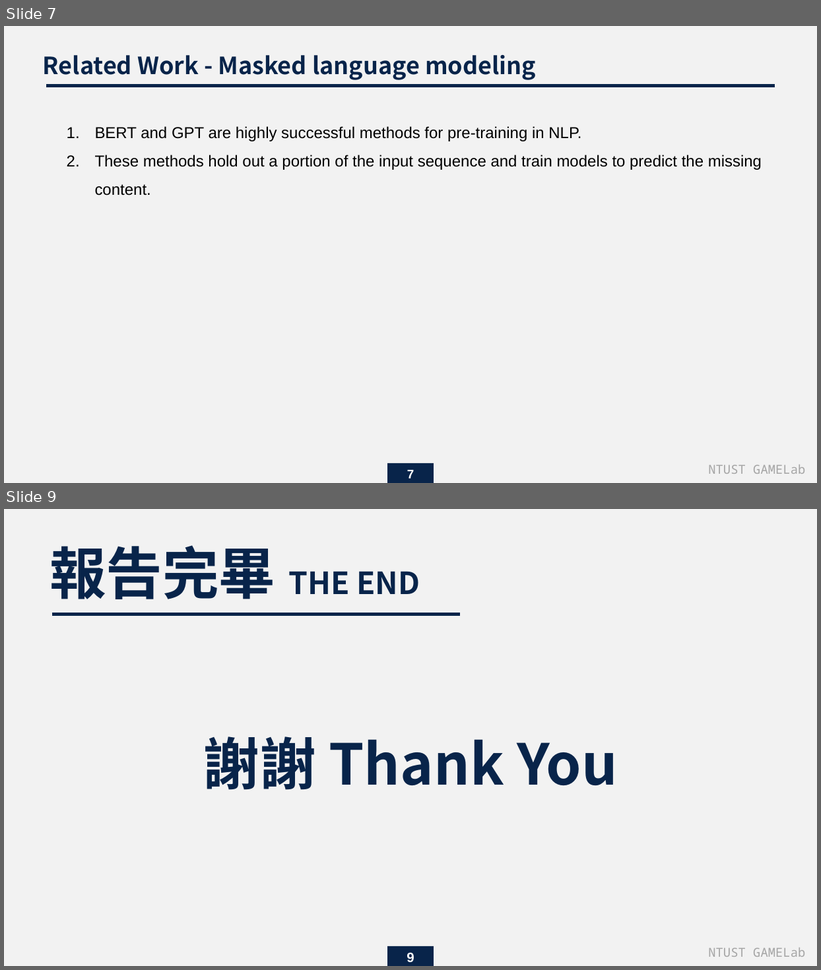
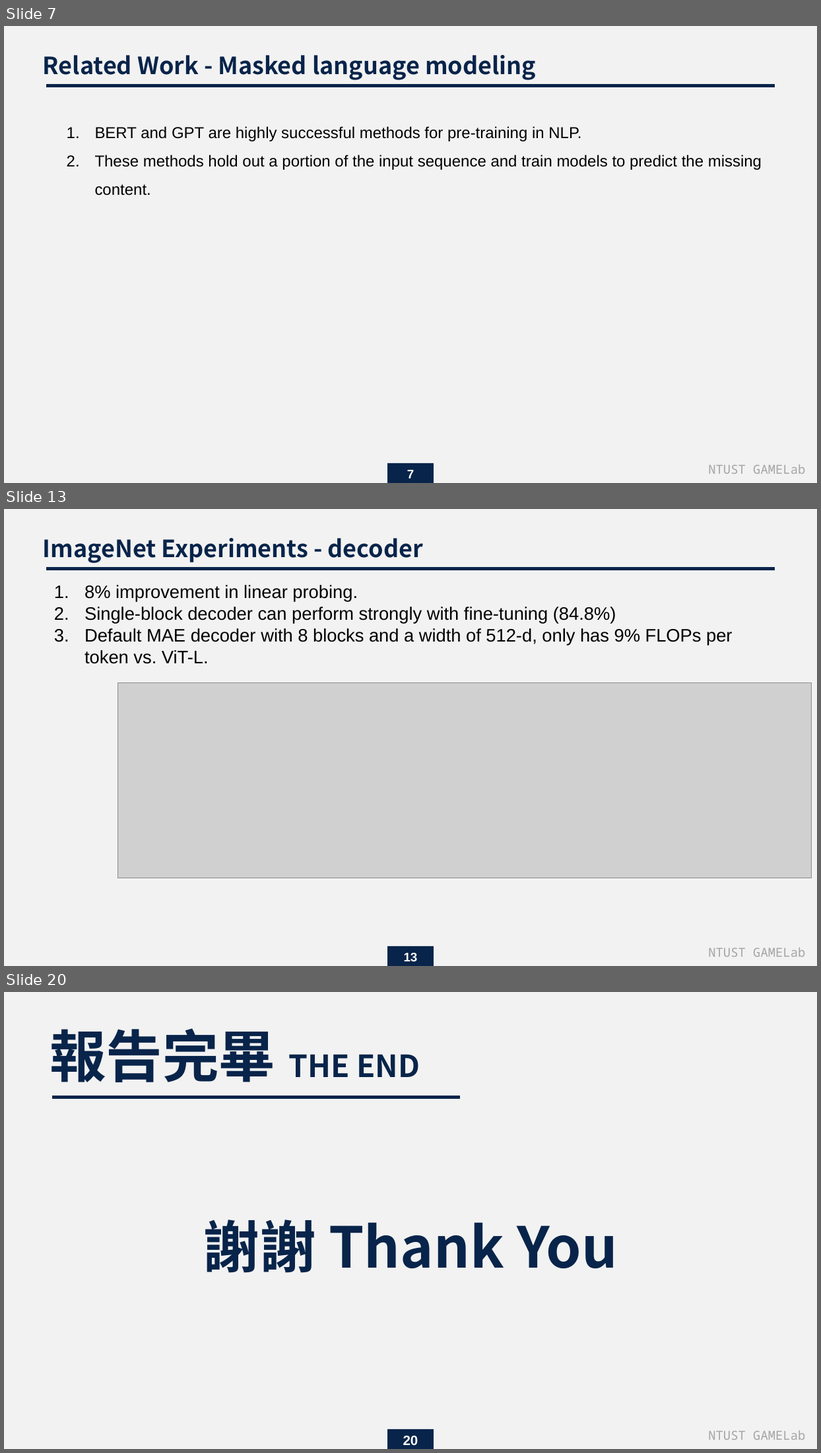
Before and after one commit to endman100/paper-, a slide deck: Masked Autoencoders Are Scalable Vision Learners.pptx. Shown one above the other, each under a label of ours: slides 7 and 9 before the commit, slides 7, 13 and 20 after it; the slides between them are not shown. The pictures are 821x970 and 821x1453 pixels, drawn with LibreOffice and Linux fonts; fonts in the diff are those of the drawing; grey boxes stand for pictures. Boxes give left, top, right and bottom in pixels: in the first picture for what was removed or moved away, otherwise in the second. Text is boxed around its words. In the diff, an @@ line names an element or a change of style, - is before the commit and + after.

```diff
--- a/Masked Autoencoders Are Scalable Vision Learners.pptx
+++ b/Masked Autoencoders Are Scalable Vision Learners.pptx
@@ slide 13 added at (x1=4, y1=509, x2=817, y2=966), background #F2F2F2 @@
@@ text added at (x1=43, y1=538, x2=423, y2=563), 21 pt, text #08244A, bold @@
+ImageNet Experiments - decoder
@@ line added from (775, 569) to (46, 569), #08244A 3 pt @@
@@ text added at (x1=85, y1=585, x2=732, y2=664), 16 pt, text #000000 @@
+1. 8% improvement in linear probing.
+2. Single-block decoder can perform strongly with fine-tuning (84.8%)
+3. Default MAE decoder with 8 blocks and a width of 512-d, only has 9% FLOPs per token vs. ViT-L.
@@ picture added at (x1=118, y1=683, x2=812, y2=878) @@
@@ rectangle added at (x1=388, y1=947, x2=434, y2=966), fill #08244A @@
@@ page number added at (x1=404, y1=953, x2=418, y2=962), 11 pt, text #FFFFFF, bold @@
+13
@@ text added at (x1=708, y1=948, x2=805, y2=957), 11 pt, text #A5A5A5 @@
+NTUST GAMELab
@@ what was slide 9 is now slide 20 @@
@@ page number at (x1=403, y1=1436, x2=418, y2=1446): text changed @@
-9
+20
```
Also in this commit, not shown: 2 slides changed, 10 other slides added.
